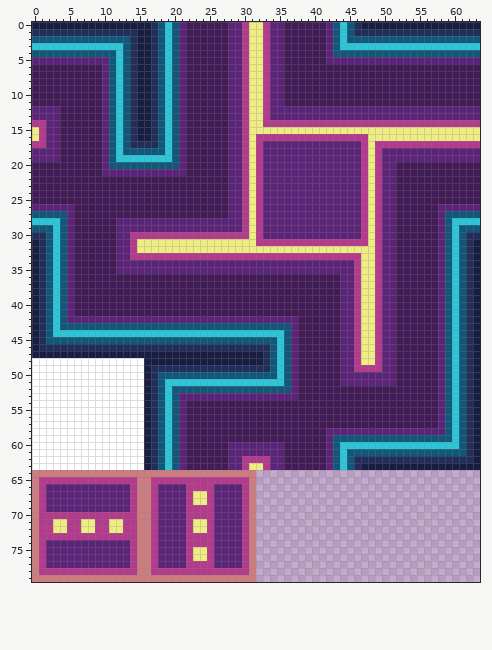
Sprite sheet: Loop Breakerz/assets/tileset.png. The first picture shows the starting point.
The file is 64x80 pixels.
After the commit:
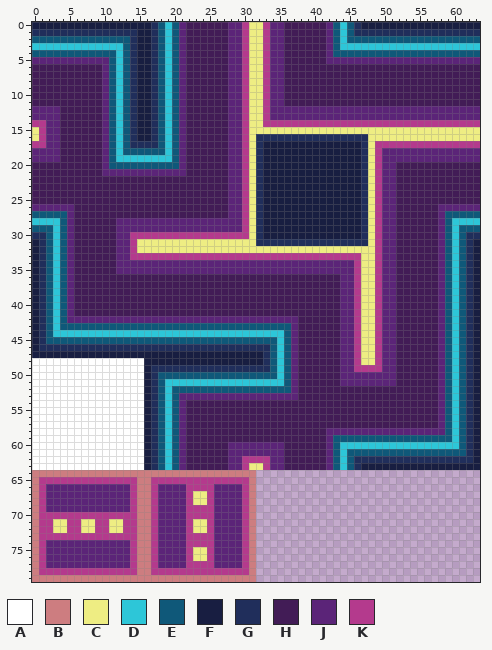
Palette (. is transparent): A #ffffff  B #cd7d80  C #eeed83  D #2dc6d8  E #0f5879  F #181e41  G #202e5b  H #421c56  J #5b2478  K #b43a8d
Diff:
y 16: x 32..47 KKKKKKKKKKKKKKKK -> GGGGGGGGGGGGGGGG
y 17..30: x 32..47 KJJJJJJJJJJJJJJK -> GFFFFFFFFFFFFFFG
y 31: x 32..47 KKKKKKKKKKKKKKKK -> GGGGGGGGGGGGGGGG
Pixel boxes of the changes (left, top, right, bottom) in both pictures:
changed: (256, 134, 368, 246)
